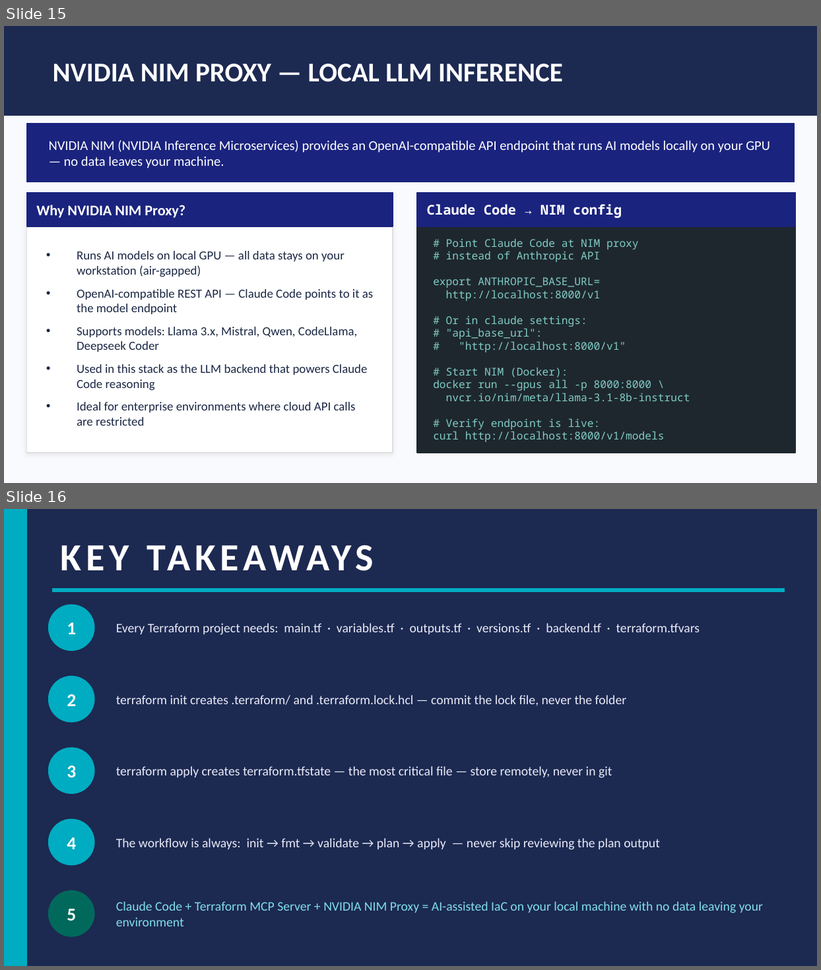
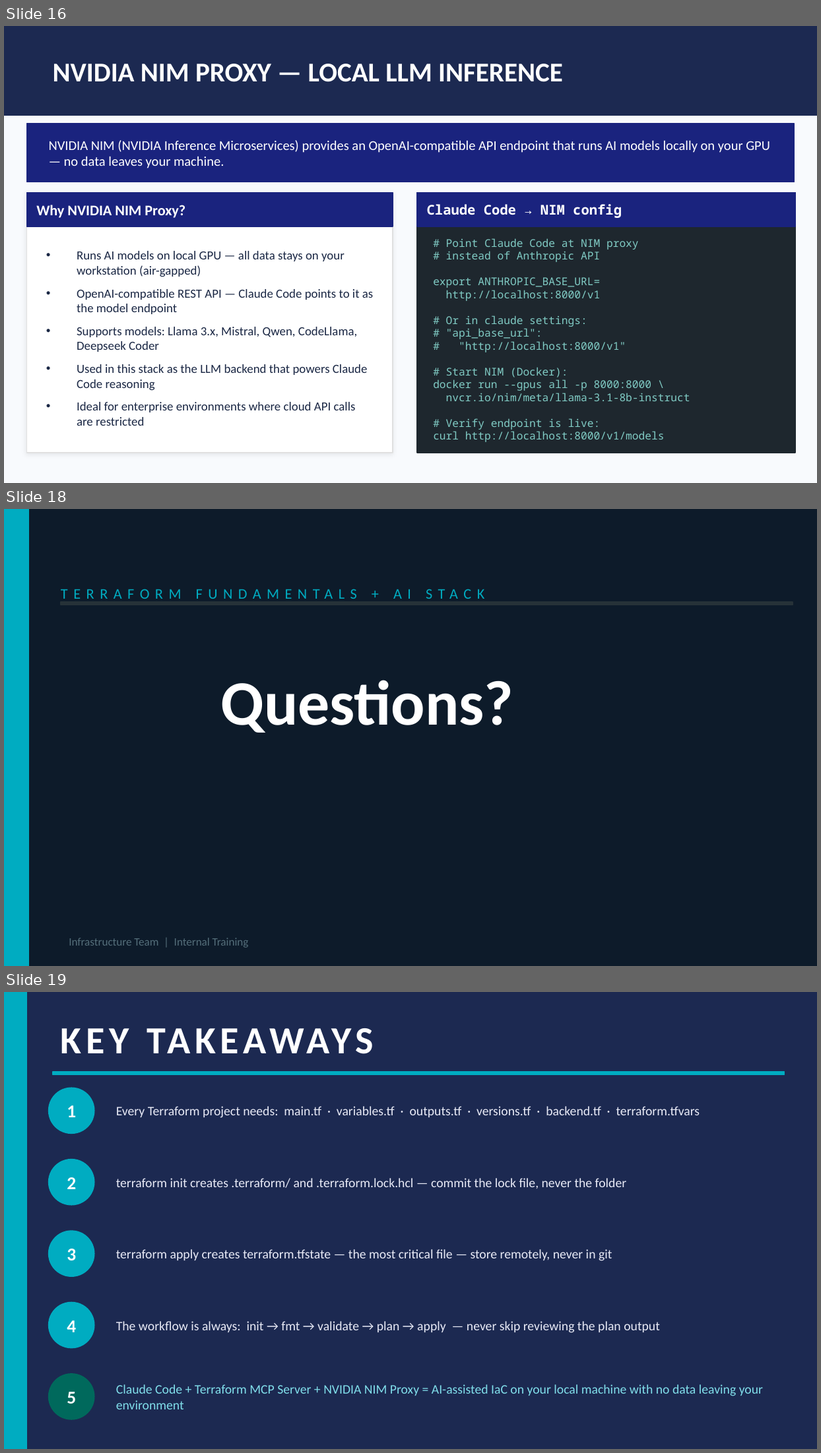
Before and after one commit to mrbalraj007/Learn-AI-MCP_ML, a slide deck: 13.Free-ClaudeCode-With-MCPServer-On-Windows/Terraform_Fundamentals_v2.pptx. Shown one above the other, each under a label of ours: slides 15 and 16 before the commit, slides 16, 18 and 19 after it; the slides between them are not shown. The pictures are 821x970 and 821x1453 pixels, drawn with LibreOffice and Linux fonts; fonts in the diff are those of the drawing; background and template pictures are left out. Boxes give left, top, right and bottom in pixels: in the first picture for what was removed or moved away, otherwise in the second. Text is boxed around its words. In the diff, an @@ line names an element or a change of style, - is before the commit and + after.

```diff
--- a/13.Free-ClaudeCode-With-MCPServer-On-Windows/Terraform_Fundamentals_v2.pptx
+++ b/13.Free-ClaudeCode-With-MCPServer-On-Windows/Terraform_Fundamentals_v2.pptx
@@ slide 18 added at (4,509,817,966), background picture (left out) @@
@@ rectangle added at (4,509,28,966), fill #00ACC1, outline #00ACC1 1 pt @@
@@ text added at (61,589,484,599), 13 pt, text #00ACC1 @@
+TERRAFORM FUNDAMENTALS + AI STACK
@@ rectangle added at (61,601,793,605), fill #263238, outline #263238 1 pt @@
@@ text added at (220,680,514,733), 56 pt, text #FFFFFF, bold @@
+Questions?
@@ text added at (69,938,249,948), 10 pt, text #546E7A @@
+Infrastructure Team | Internal Training
@@ what was slide 15 is now slide 16 @@
@@ what was slide 16 is now slide 19 @@
```
Also in this commit, not shown: 2 slides changed, 1 other slide added.
